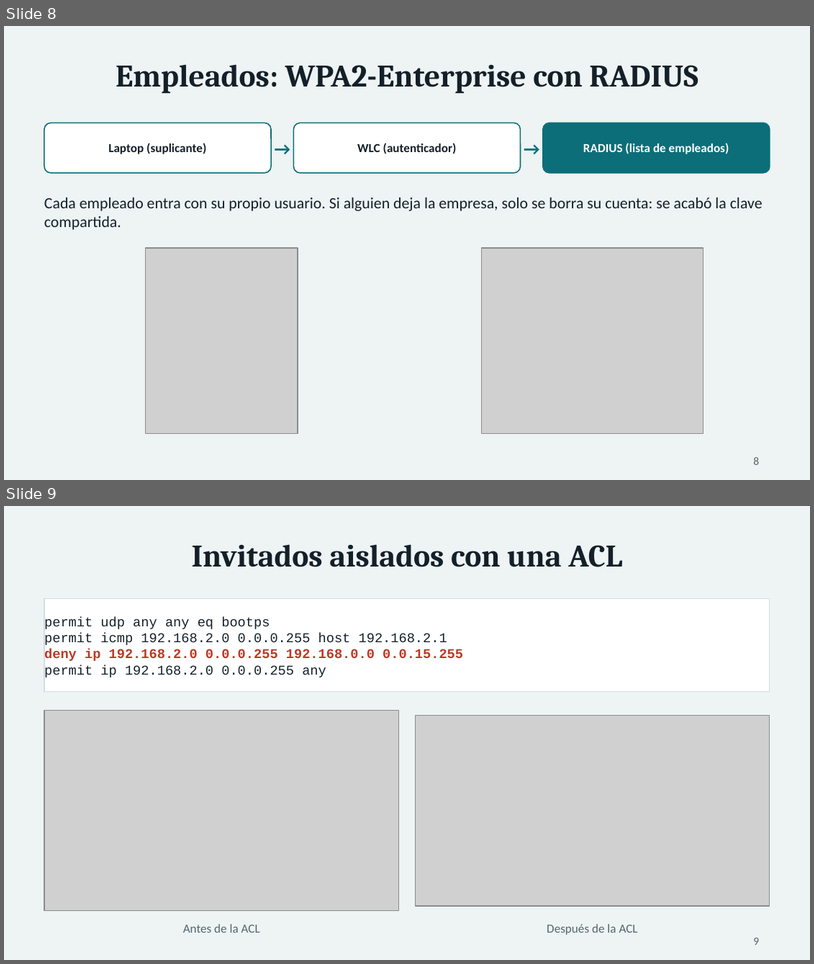
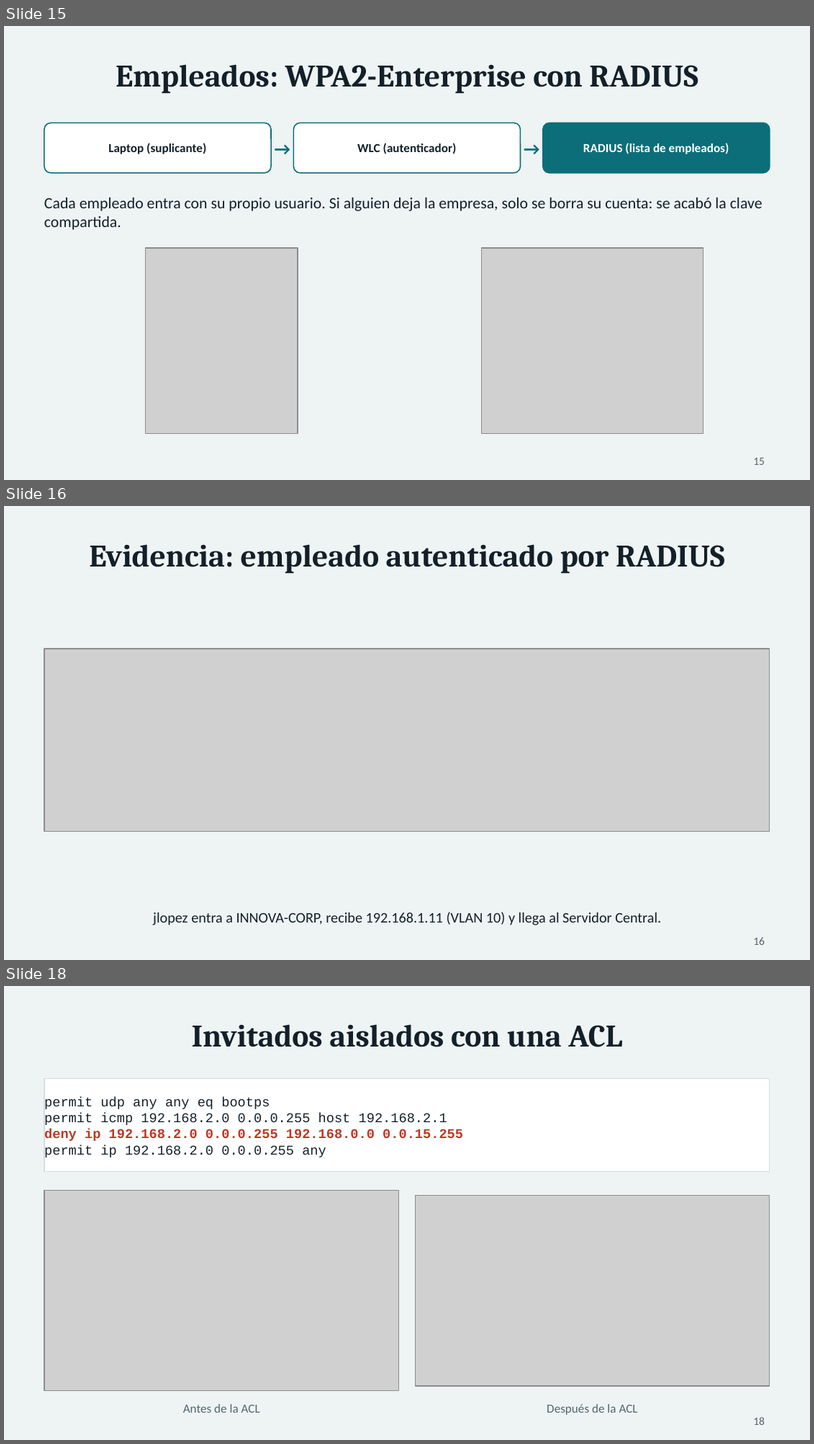
Before and after one commit to USX22/inalambricreds2, a slide deck: entregables/Presentacion_InnovaLogistics.pptx. Shown one above the other, each under a label of ours: slides 8 and 9 before the commit, slides 15, 16 and 18 after it; the slides between them are not shown. The pictures are 814x964 and 814x1444 pixels, drawn with LibreOffice and Linux fonts; fonts in the diff are those of the drawing; grey boxes stand for pictures. Boxes give left, top, right and bottom in pixels: in the first picture for what was removed or moved away, otherwise in the second. Text is boxed around its words. In the diff, an @@ line names an element or a change of style, - is before the commit and + after.

```diff
--- a/entregables/Presentacion_InnovaLogistics.pptx
+++ b/entregables/Presentacion_InnovaLogistics.pptx
@@ slide 16 added at [4, 506, 810, 960], background #EEF3F4 @@
@@ title added at [89, 544, 725, 574], 28 pt, text #132029, bold @@
+Evidencia: empleado autenticado por RADIUS
@@ picture added at [44, 649, 770, 831] @@
@@ text added at [153, 911, 661, 925], 13 pt, text #132029 @@
+jlopez entra a INNOVA-CORP, recibe 192.168.1.11 (VLAN 10) y llega al Servidor Central.
@@ page number added at [754, 937, 765, 944], 10 pt, text #55666F @@
+16
@@ what was slide 8 is now slide 15 @@
@@ page number at [754, 457, 765, 464]: text changed @@
-8
+15
@@ what was slide 9 is now slide 18 @@
@@ page number at [754, 1417, 765, 1424]: text changed @@
-9
+18
```
Also in this commit, not shown: 14 other slides added, 14 other files.
